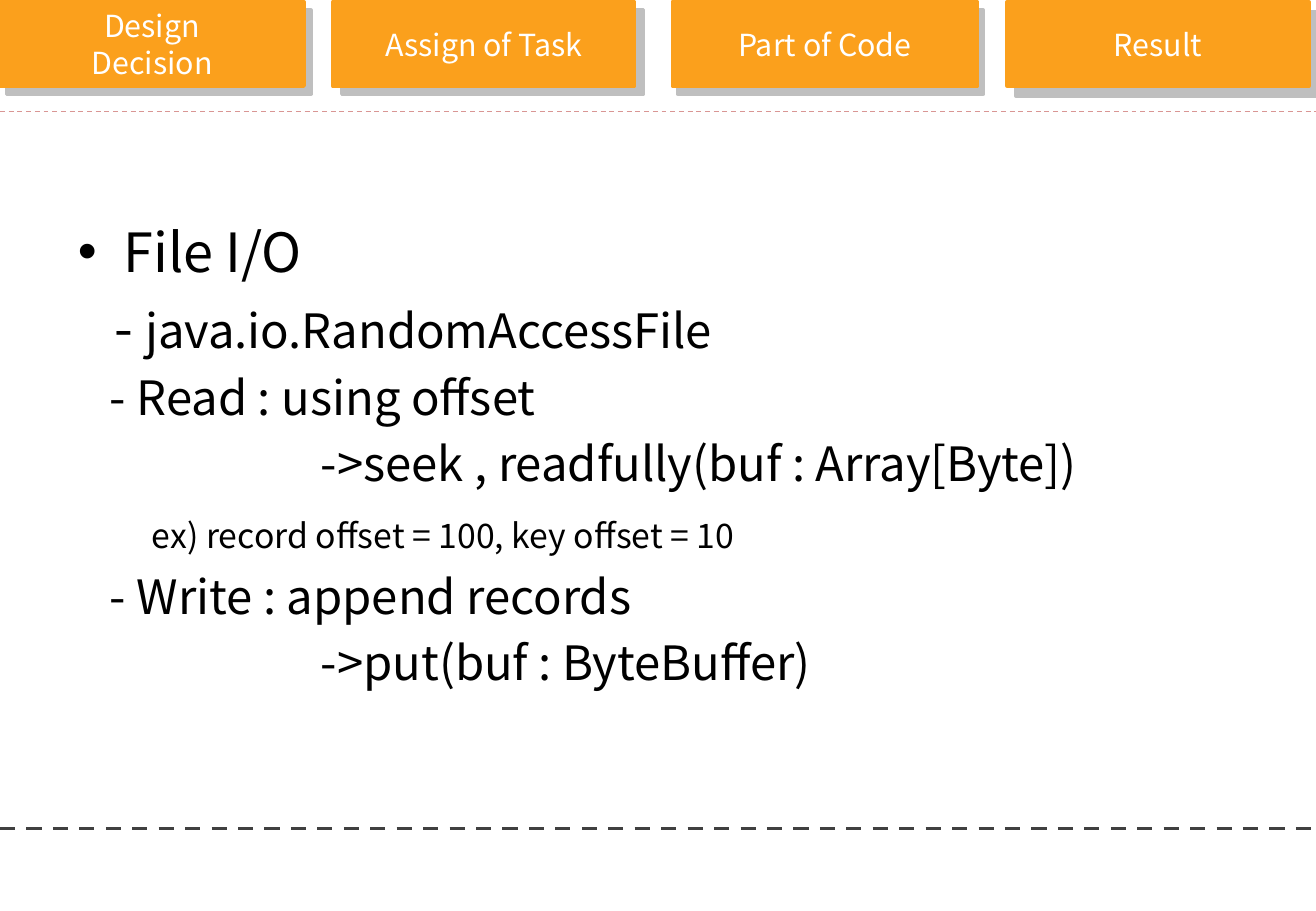
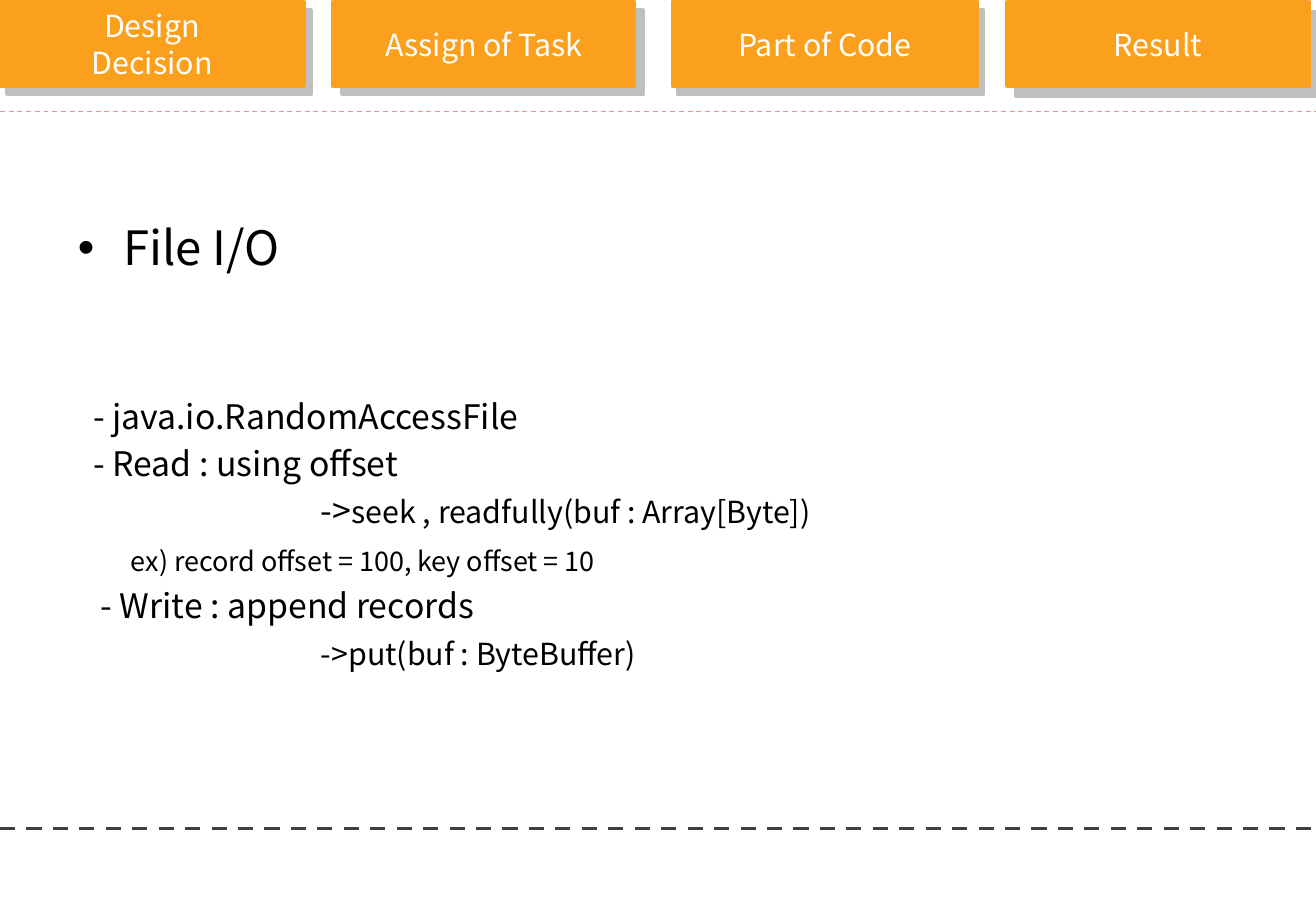
Before and after one commit to clover3/orange, a slide deck: slide 17 of Document/orange_progress.pptx. Drawn at 1316x911 pixels with LibreOffice and Linux fonts; fonts in the diff are those of the drawing; background and template pictures are left out. Boxes give left, top, right and bottom in pixels: in the first picture for what was removed or moved away, otherwise in the second. Text is boxed around its words. In the diff, an @@ line names an element or a change of style, - is before the commit and + after.

```diff
--- a/Document/orange_progress.pptx
+++ b/Document/orange_progress.pptx
@@ text "File I/O" at box(112, 227, 810, 672): size 32 to 28 pt in "File I/O"; size 32 to 20 pt in "-"; size 28 to 20 pt in "java.io.RandomAccessFile", "- Read : using offset", "->seek", "- Write : append records"; size 28 to 18 pt in "->seek , readfully(buf : Array[Byte])", "->put(buf : ByteBuffer)"; size 20 to 16 pt in "ex) record offset = 100, key offset ..."; less space between paragraphs @@
```
Also in this commit, not shown: 7 other slides changed, 2 slides added.
